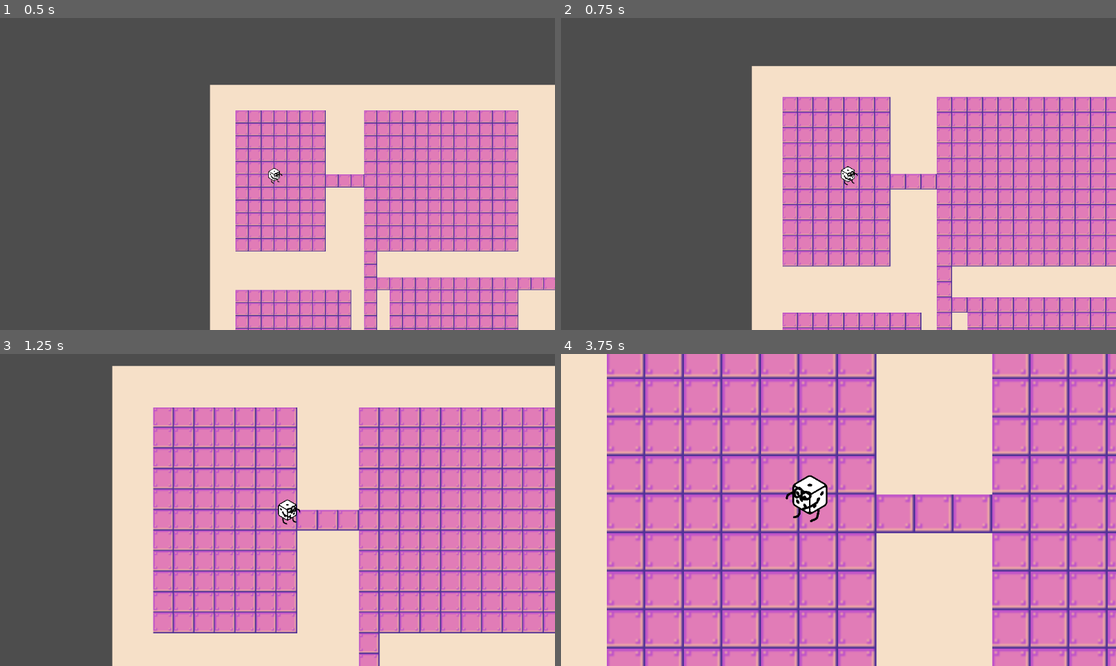
Above: before the commit, frames 1-4 (two rows, left to right).
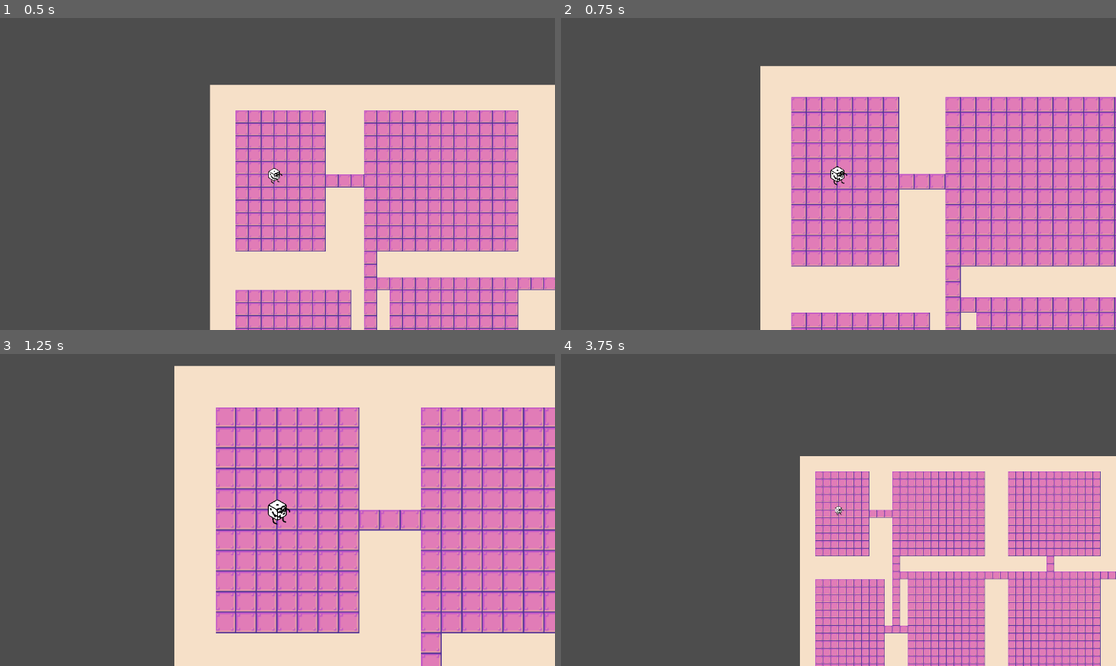
Above: after the commit, the same moments.

Repository: NikTak777/the_trice_dice
Game: Godot game, scene res://scr/Game/game.tscn
The game is run twice, just before and just after one commit, with the same random seed, the same clock (stepped at 60 frames per second) and the same inputs.
Inputs:
- Up to frame 1 (0.5 s): no input
- Up to frame 2 (0.75 s): hold Right (ui_right) from 0.53 s (still down); tap Q (change_zoom, bound only after the commit) at 0.6 s
- Up to frame 3 (1.25 s): keep holding Right (ui_right)
- Up to frame 4 (3.75 s): release Right (ui_right) at 1.28 s; hold Down (ui_down) 1.28-2.03 s; tap Q (change_zoom, bound only after the commit) every 0.75 s from 1.35 to 3.6 s; hold Right (ui_right) 2.03-2.78 s; hold Up (ui_up) 2.78-3.53 s; hold Left (ui_left) from 3.53 s (still down)

Frame 1 is identical in both runs. In frame 2, 16% of the frame differs, in the area x 34-100%, y 15-100%; in frame 3, 36%; in frame 4, 87%, in the area x 0-100%, y 0-100%.

Commit message:
Обновление механики перемещения персонажа
Управление было изменено на клавиши WASD. Также в скрипт ZoomController была добавлена функция изменения зума камеры по нажатию кнопки Q.

Diff:
--- a/project.godot
+++ b/project.godot
@@ -14,3 +14,31 @@
 run/main_scene="res://scr/Game/game.tscn"
 config/features=PackedStringArray("4.4", "Forward Plus")
 config/icon="res://icon.svg"
+
+[input]
+
+move_right={
+"deadzone": 0.2,
+"events": [Object(InputEventKey,"resource_local_to_scene":false,"resource_name":"","device":0,"window_id":0,"alt_pressed":false,"shift_pressed":false,"ctrl_pressed":false,"meta_pressed":false,"pressed":false,"keycode":0,"physical_keycode":68,"key_label":0,"unicode":0,"location":0,"echo":false,"script":null)
+]
+}
+move_left={
+"deadzone": 0.2,
+"events": [Object(InputEventKey,"resource_local_to_scene":false,"resource_name":"","device":0,"window_id":0,"alt_pressed":false,"shift_pressed":false,"ctrl_pressed":false,"meta_pressed":false,"pressed":false,"keycode":0,"physical_keycode":65,"key_label":0,"unicode":0,"location":0,"echo":false,"script":null)
+]
+}
+move_up={
+"deadzone": 0.2,
+"events": [Object(InputEventKey,"resource_local_to_scene":false,"resource_name":"","device":0,"window_id":0,"alt_pressed":false,"shift_pressed":false,"ctrl_pressed":false,"meta_pressed":false,"pressed":false,"keycode":0,"physical_keycode":87,"key_label":0,"unicode":0,"location":0,"echo":false,"script":null)
+]
+}
+move_down={
+"deadzone": 0.2,
+"events": [Object(InputEventKey,"resource_local_to_scene":false,"resource_name":"","device":0,"window_id":0,"alt_pressed":false,"shift_pressed":false,"ctrl_pressed":false,"meta_pressed":false,"pressed":false,"keycode":0,"physical_keycode":83,"key_label":0,"unicode":0,"location":0,"echo":false,"script":null)
+]
+}
+change_zoom={
+"deadzone": 0.2,
+"events": [Object(InputEventKey,"resource_local_to_scene":false,"resource_name":"","device":0,"window_id":0,"alt_pressed":false,"shift_pressed":false,"ctrl_pressed":false,"meta_pressed":false,"pressed":false,"keycode":0,"physical_keycode":81,"key_label":0,"unicode":0,"location":0,"echo":false,"script":null)
+]
+}
--- a/scr/Entities/Player/dice.gd
+++ b/scr/Entities/Player/dice.gd
@@ -6,7 +6,7 @@
 	position = Vector2.ZERO # Устанавливает начальную позицию на (0, 0)
 
 func get_movement_direction():
-	var input_direction = Input.get_vector("ui_left", "ui_right", "ui_up", "ui_down")
+	var input_direction = Input.get_vector("move_left", "move_right", "move_up", "move_down")
 	return input_direction
 
 
--- a/scr/Entities/Player/dice.tscn
+++ b/scr/Entities/Player/dice.tscn
@@ -2,8 +2,8 @@
 
 [ext_resource type="Script" uid="uid://6lwx2b5rw1sf" path="res://scr/Entities/Player/dice.gd" id="1_d6yv8"]
 [ext_resource type="Texture2D" uid="uid://brmufcnuwdnog" path="res://scr/Assets/dice_sprite/dice.png" id="2_jp6y2"]
-[ext_resource type="PackedScene" uid="uid://rxmbvxumdo58" path="res://scr/utils/SpriteFlipper/SpriteFlipper.tscn" id="3_avock"]
-[ext_resource type="PackedScene" uid="uid://ick0tstnrml1" path="res://scr/utils/ZoomController/ZoomController.tscn" id="4_nmhnp"]
+[ext_resource type="PackedScene" uid="uid://rxmbvxumdo58" path="res://scr/Utils/SpriteFlipper/SpriteFlipper.tscn" id="3_avock"]
+[ext_resource type="PackedScene" uid="uid://ick0tstnrml1" path="res://scr/Utils/ZoomController/ZoomController.tscn" id="4_nmhnp"]
 
 [sub_resource type="GDScript" id="GDScript_tdquo"]
 script/source = "extends Camera2D
--- a/scr/Utils/SpriteFlipper/SpriteFlipper.tscn
+++ b/scr/Utils/SpriteFlipper/SpriteFlipper.tscn
@@ -1,6 +1,6 @@
 [gd_scene load_steps=2 format=3 uid="uid://rxmbvxumdo58"]
 
-[ext_resource type="Script" uid="uid://d3wnjp1g1p4p3" path="res://scr/utils/SpriteFlipper/sprite_flipper.gd" id="1_qaxs7"]
+[ext_resource type="Script" uid="uid://d3wnjp1g1p4p3" path="res://scr/Utils/SpriteFlipper/sprite_flipper.gd" id="1_qaxs7"]
 
 [node name="SpriteFlipper" type="Node2D"]
 script = ExtResource("1_qaxs7")
--- a/scr/Utils/ZoomController/ZoomController.tscn
+++ b/scr/Utils/ZoomController/ZoomController.tscn
@@ -1,6 +1,6 @@
 [gd_scene load_steps=2 format=3 uid="uid://ick0tstnrml1"]
 
-[ext_resource type="Script" uid="uid://hkqkoyl8bvd3" path="res://scr/utils/ZoomController/zoom_controller.gd" id="1_463kt"]
+[ext_resource type="Script" uid="uid://hkqkoyl8bvd3" path="res://scr/Utils/ZoomController/zoom_controller.gd" id="1_463kt"]
 
 [node name="ZoomController" type="Node2D"]
 script = ExtResource("1_463kt")
--- a/scr/Utils/ZoomController/zoom_controller.gd
+++ b/scr/Utils/ZoomController/zoom_controller.gd
@@ -6,6 +6,8 @@
 @export var duration: float = 3.0
 @export var transition_type: Tween.TransitionType = Tween.TRANS_LINEAR
 @export var ease_type: Tween.EaseType = Tween.EASE_IN_OUT
+
+var flag_zoom = false
 
 func _ready():
 	if camera:
@@ -16,3 +18,15 @@
 		tween.tween_property(camera, "zoom",
 			Vector2(target_zoom, target_zoom), duration
 		).from(Vector2(start_zoom, start_zoom))
+		flag_zoom = true
+
+func _process(delta: float) -> void:
+	if Input.is_action_just_pressed("change_zoom"):
+		change_zoom()
+
+func change_zoom():
+	if flag_zoom:
+		camera.zoom = Vector2(1.0, 1.0)
+	else:
+		camera.zoom = Vector2(7.0, 7.0)
+	flag_zoom = !flag_zoom
